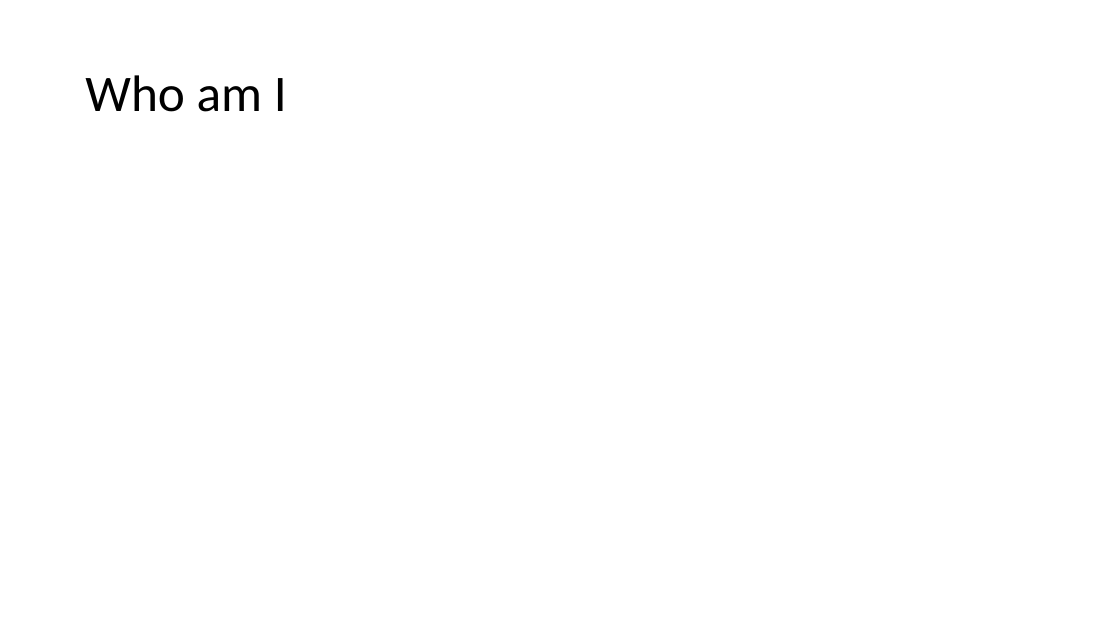
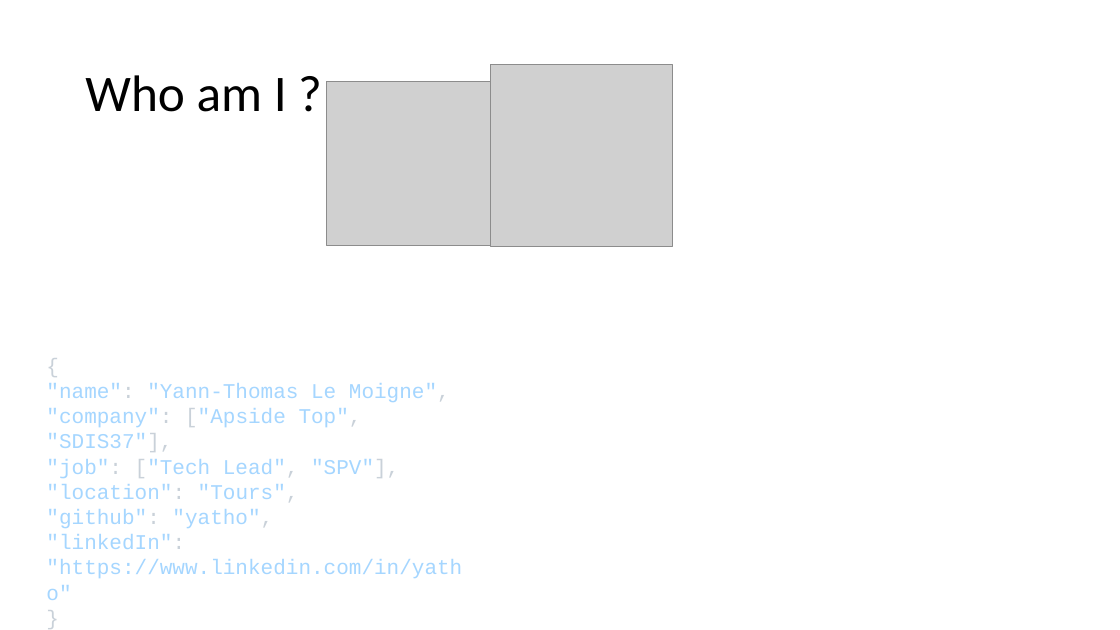
Before and after one commit to yatho/atelier-Angular17, a slide deck: slide 2 of Présentation.pptx. Drawn at 1120x630 pixels with LibreOffice and Linux fonts; fonts in the diff are those of the drawing; grey boxes stand for pictures. Boxes give left, top, right and bottom in pixels: in the first picture for what was removed or moved away, otherwise in the second. Text is boxed around its words. In the diff, an @@ line names an element or a change of style, - is before the commit and + after.

```diff
--- a/Présentation.pptx
+++ b/Présentation.pptx
@@ picture added at <box>327,82,491,245</box> @@
@@ picture added at <box>490,65,672,246</box> @@
@@ text added at <box>46,383,462,578</box>, 18 pt, text #A5D6FF @@
+{
+"name": "Yann-Thomas Le Moigne",
+"company": ["Apside Top", "SDIS37"],
+"job": ["Tech Lead", "SPV"],
+"location": "Tours",
+"github": "yatho",
+"linkedIn": "https://www.linkedin.com/in/yatho"
+}
```
Also in this commit, not shown: 2 other slides changed, 12 slides added, 1 slide removed, 2 other files.
